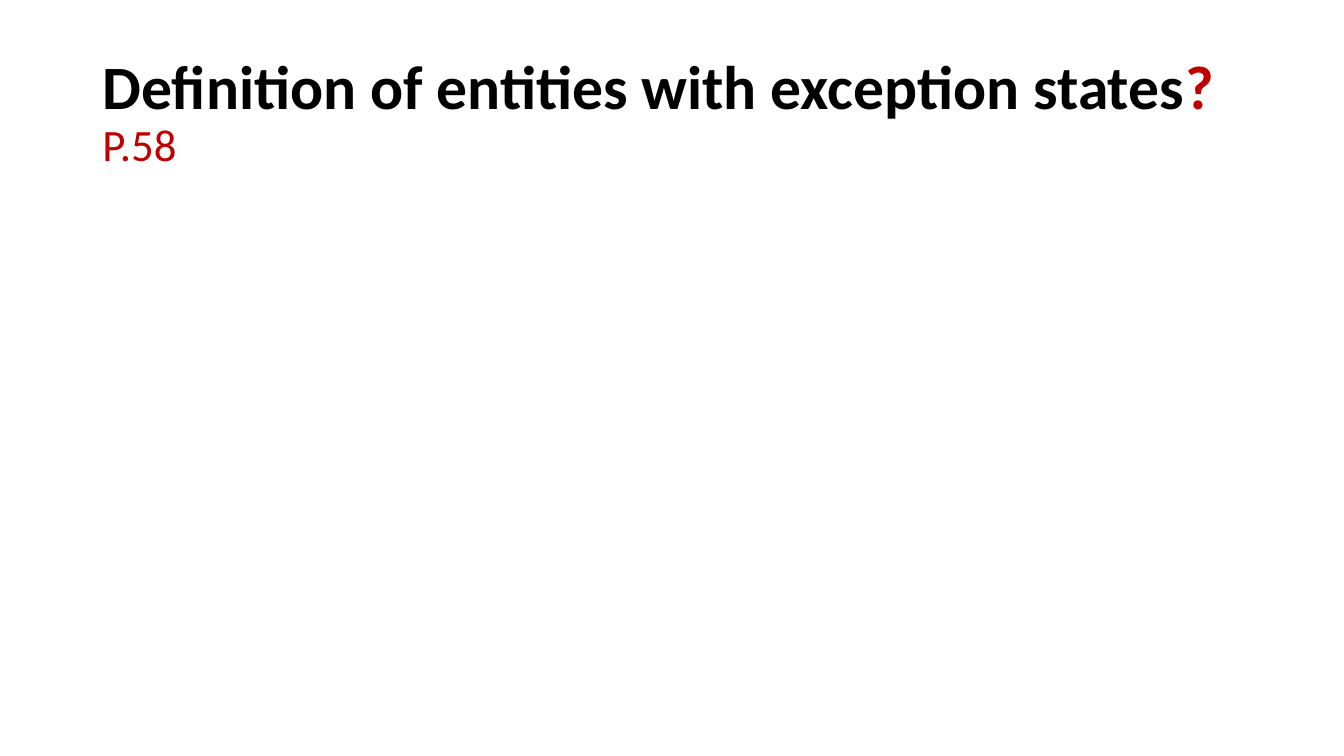
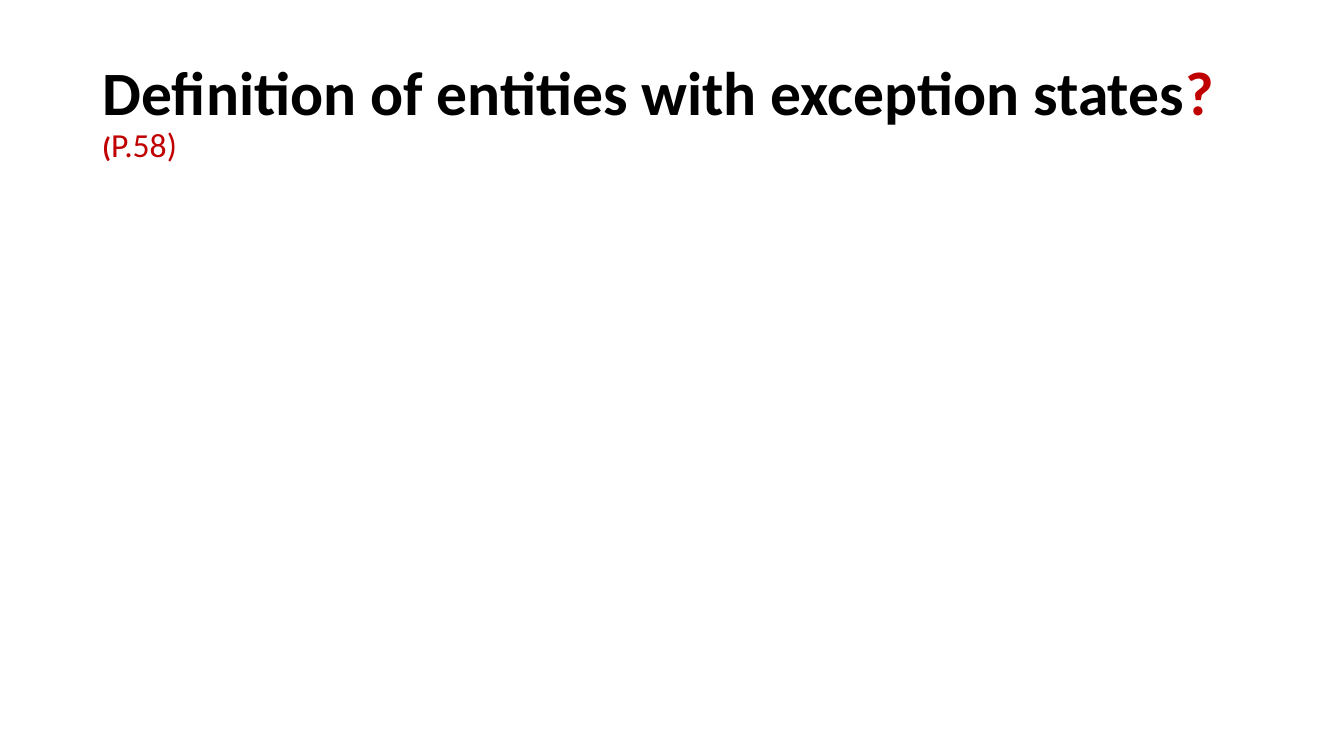
Before and after one commit to fmontazeri/Knowledeg, a slide deck: slide 56 of Gherkin.pptx. Drawn at 1344x756 pixels with LibreOffice and Linux fonts; fonts in the diff are those of the drawing. Boxes give left, top, right and bottom in pixels: in the first picture for what was removed or moved away, otherwise in the second. Text is boxed around its words. In the diff, an @@ line names an element or a change of style, - is before the commit and + after.

```diff
--- a/Gherkin.pptx
+++ b/Gherkin.pptx
@@ title at <box>102,71,1214,162</box>: text changed @@
-Definition of entities with exception states? P.58
+Definition of entities with exception states? (P.58)
```
Also in this commit, not shown: 14 other slides changed, 6 slides added.
